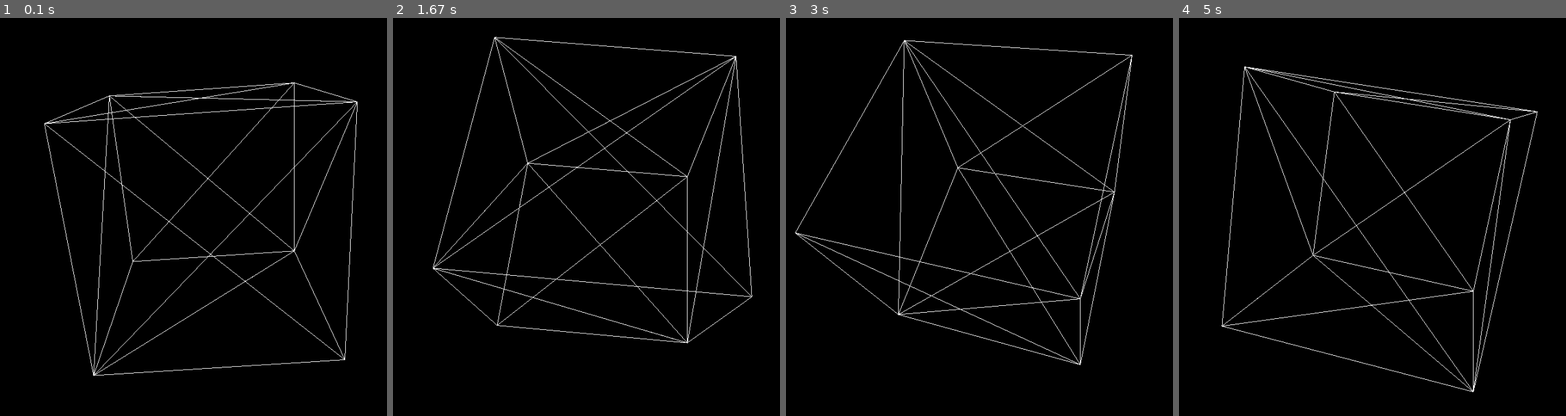
Above: before the commit, frames 1-4 (left to right).
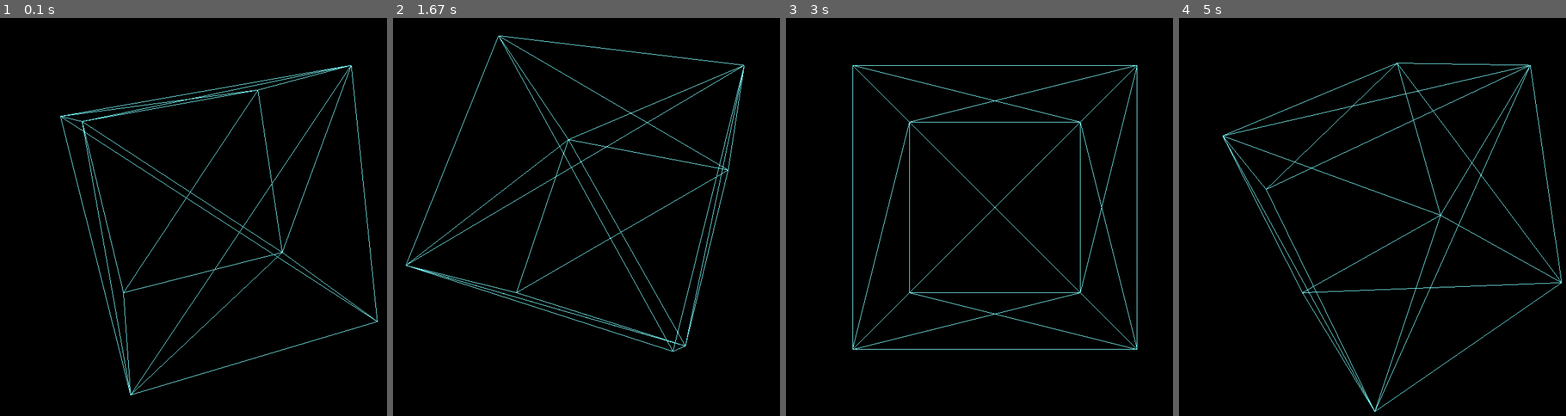
Above: after the commit, the same moments.

Repository: Nimgwen/UPCH-3D-OpenGL-modified-
Game: pygame game, started from 1. MostrarCubo.py
Same seed, same stepped clock (60 frames per second), same inputs: the game is played once before the commit and once after it.
Inputs:
- Up to frame 1 (0.1 s): no input
- Up to frame 2 (1.67 s): no input
- Up to frame 3 (3 s): no input
- Up to frame 4 (5 s): no input

The runs differ from the first frame. In frame 1, 6.5% of the frame differs, in the area x 11-98%, y 11-95%; in frame 2, 6.5%; in frame 3, 5.8%; in frame 4, 6.6%, in the area x 10-99%, y 11-99%.

Commit message:
Update 1. MostrarCubo.py

Diff:
--- a/1. MostrarCubo.py
+++ b/1. MostrarCubo.py
@@ -1,16 +1,16 @@
-import pygame
-from pygame.locals import *
-from OpenGL.GL import *
+import pygame                 # <--- interacción, creación de la pantalla
+from pygame.locals import *   # <--- botones ESC, ESPACIO, etc
+from OpenGL.GL import *       # <--- GPU
 from OpenGL.GLU import *
 from Cube import wireCube
 
 pygame.init()
 
 # project settings
-screen_width = 1000
-screen_height = 800
+screen_width = 1000 # normalizar [-1, 1]
+screen_height = 800 # normalizar [-1, 1]
 background_color = (0, 0, 0, 1)
-drawing_color = (1, 1, 1, 1)
+drawing_color = (0.5, 1, 1, 1)
 
 screen = pygame.display.set_mode((screen_width, screen_height), DOUBLEBUF | OPENGL)
 pygame.display.set_caption('OpenGL in Python')
@@ -35,10 +35,15 @@
 
 
 def display():
+    # borrar la pantalla
     glClear(GL_COLOR_BUFFER_BIT | GL_DEPTH_BUFFER_BIT)
-    glRotatef(1, 5, 0, 1)
+    # establecer un giro de pantalla
+    glRotatef(1, 1, 1, 1)
+    # de manera matricial (0,0) y los bordes -1 y 1
     glPushMatrix()
+    # dibujar el cubo
     wireCube()
+    # envía este cubo a la pantalla
     glPopMatrix()
 
 
@@ -48,7 +53,7 @@
     for event in pygame.event.get():
         if event.type == pygame.QUIT:
             done = True
-    display()
-    pygame.display.flip()
-    pygame.time.wait(5);
+    display() # ejecutar la función display
+    pygame.display.flip() # actualizar la pantalla
+    pygame.time.wait(5) # esperar 5 ms.
 pygame.quit()
